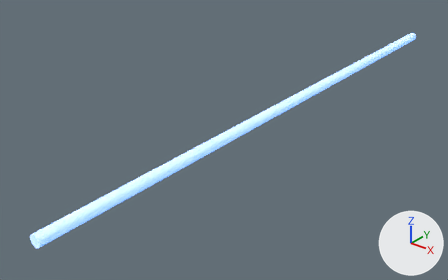
An edit to the glTF model static/tpArc.glb, drawn before and after from the same camera.
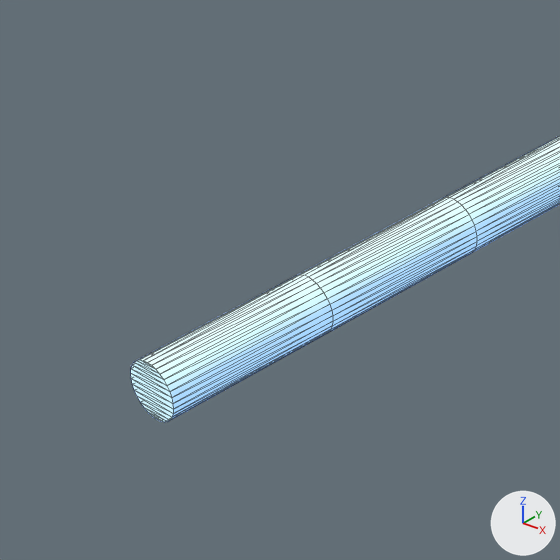
Each version is shown whole from a 50 mm lens placed at (2.064, -3.261, 1.591), pointed at (-0.267, -0.347, -0.216), then close up on the part from 0% to 29% of the width and 54% to 100% of the height. The lights are fixed; the arrows at lower right show +X, +Y and +Z. The close-ups show mesh edges as thin lines. Vertices at the same position are counted once.

Objects in the first close-up: 'tpArc'.
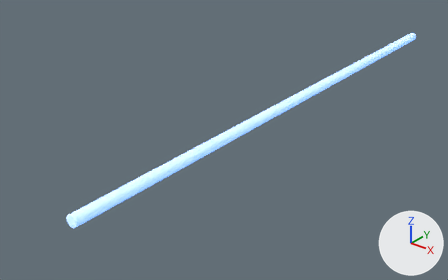
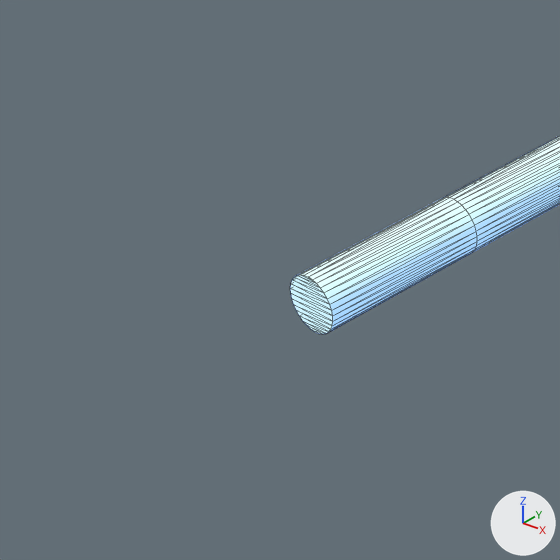
Commit message: potential fix for tp arc end backwards !- tp arc start appears inside-out

The change, as a list of edits to the scene's bpy script:
```text
Change mat_material_001:
    where n0 = _N.new('ShaderNodeBsdfPrincipled'); n0.name = 'Principled BSDF'
    remove n0.inputs[0].default_value = (1.0, 1.0, 1.0, 1.0)  # 'Base Color', white #ffffff
    add n2 = _N.new('ShaderNodeVertexColor'); n2.name = 'Color Attribute'
    add _L.new(n2.outputs[0], n0.inputs[0])  # 'Color' to 'Base Color'
Change me_cylinder_001:
    used by ob_tparc; location = (0.0, 0.0, 0.0)
    remove me_cylinder_001.from_pydata(...)  # 672 vertices, 1340 faces; spans x -0.03..0.03, y -2.01..2.01, z -0.03..0.03
    add me_cylinder_001.from_pydata(...)  # 640 vertices, 1276 faces; spans x -0.03..0.03, y -1.81..2.01, z -0.03..0.03
    me_cylinder_001 part 1
    32 vertices are removed from x -0.03..0.03, y -2.01, z -0.03..0.03
    114 faces are deleted
    8 vertices move within x 0.01..0.03, y -1.81, z -0.03..0.03
    50 new faces join them
```

Where the change shows, as pixel boxes (x1, y1, x2, y2) in the close-ups (560 x 560 px):
'tpArc', reshaped
    before: (131, 136, 560, 422)
    after: (290, 136, 560, 334)
part 1 of me_cylinder_001, cut back
    before: (131, 275, 337, 422)
    after: (290, 275, 337, 334)
